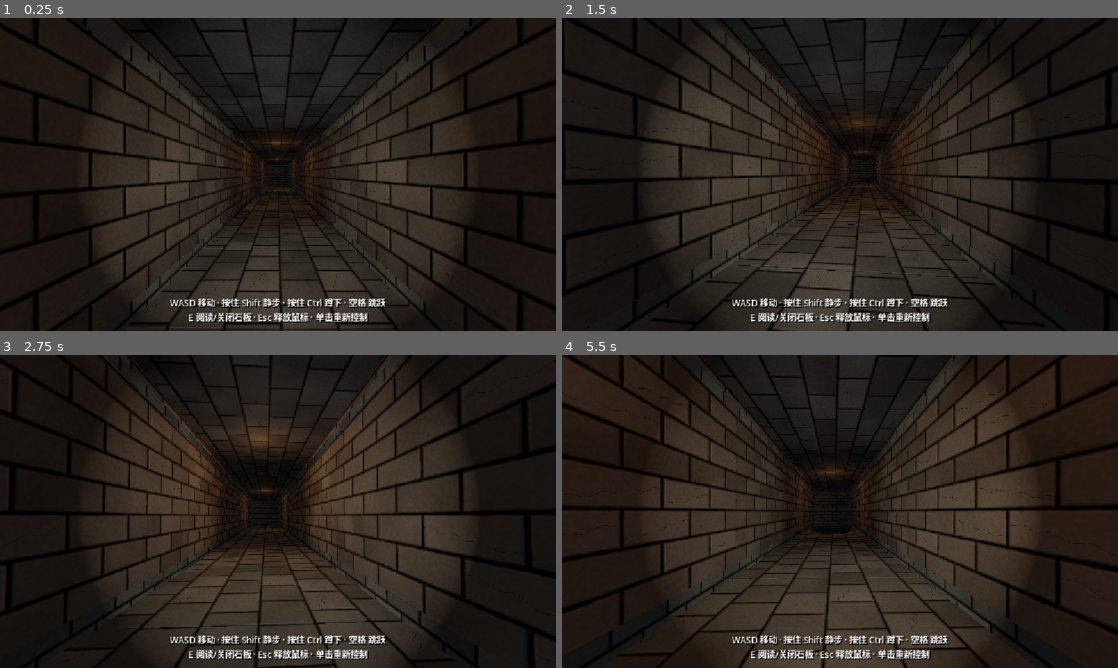
Above: before the commit, frames 1-4 (two rows, left to right).
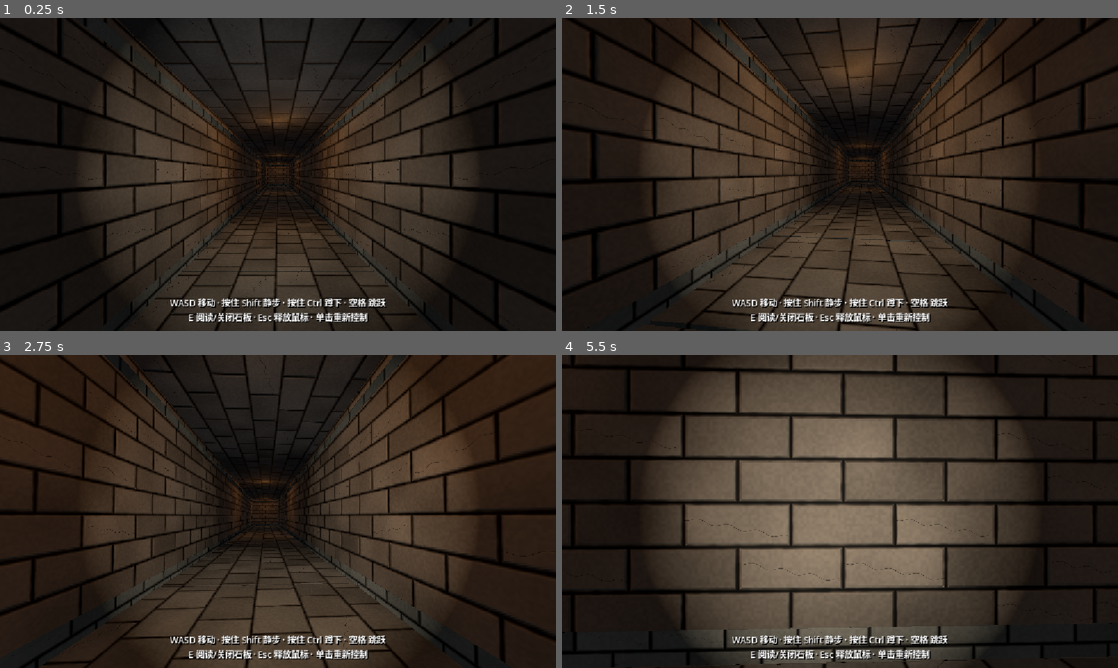
Above: after the commit, the same moments.

Repository: Baron0224/Three-Feet-Under
Game: Godot game, scene res://tomb_corridor.tscn
Same seed, same stepped clock (60 frames per second), same inputs: the game is played once before the commit and once after it. This scene is started directly instead of the project's main scene.
Inputs (mouse positions are in pixels of both pictures, inside the frame that each line leads up to):
- Up to frame 1 (0.25 s): no input
- Up to frame 2 (1.5 s): tap Enter at 0.5 s; move the mouse to (867, 174) at 0.52 s; press the mouse at (867, 174) at 0.53 s; hold W (move_forward) from 0.53 s (still down); tap Space (jump) at 0.77 s; move the mouse to (812, 174) at 1.27 s; release the mouse at (812, 174) at 1.28 s; tap Ctrl (crouch) at 1.35 s
- Up to frame 3 (2.75 s): keep holding W (move_forward); tap Space (jump) at 1.52 s; move the mouse to (289, 505) at 2.02 s; hold E (interact) from 2.03 s (still down)
- Up to frame 4 (5.5 s): keep holding W (move_forward); move the mouse to (834, 517) at 2.77 s; release E (interact) at 2.78 s; tap Shift (sneak) at 2.85 s; click (834, 517) at 2.92 s; tap Space (jump) at 3.02, 3.77, 4.52 s; move the mouse to (878, 514) at 3.52 s; press the mouse at (878, 514) at 3.53 s; move the mouse to (795, 508) at 4.27 s; release the mouse at (795, 508) at 4.28 s; tap Ctrl (crouch) at 4.35 s; move the mouse to (845, 511) at 5.02 s; hold E (interact) from 5.03 s (still down); click (845, 511) at 5.17 s

The runs differ from the first frame. In frame 1, 11% of the frame differs, in the area x 6-94%, y 0-100%; in frame 2, 19%; in frame 3, 20%; in frame 4, 44%, in the area x 0-100%, y 0-100%.

Commit message:
临时出生点改到东廊远端，面朝陷阱

Diff:
--- a/three-feet-under/tomb_corridor.tscn
+++ b/three-feet-under/tomb_corridor.tscn
@@ -2471,7 +2471,7 @@
 transform = Transform3D(1, 0, 0, 0, 1, 0, 0, 0, 1, 0, 2.41, 17.55)
 
 [node name="player" type="CharacterBody3D" parent="." unique_id=144523109]
-transform = Transform3D(0, 0, -1, 0, 1, 0, 1, 0, 0, 19.0, 1.2, -6)
+transform = Transform3D(0, 0, 1, 0, 1, 0, -1, 0, 0, 56.0, 1.2, -6)
 script = ExtResource("1_et3i4")
 
 [node name="CollisionShape3D" type="CollisionShape3D" parent="player" unique_id=2089584757]
